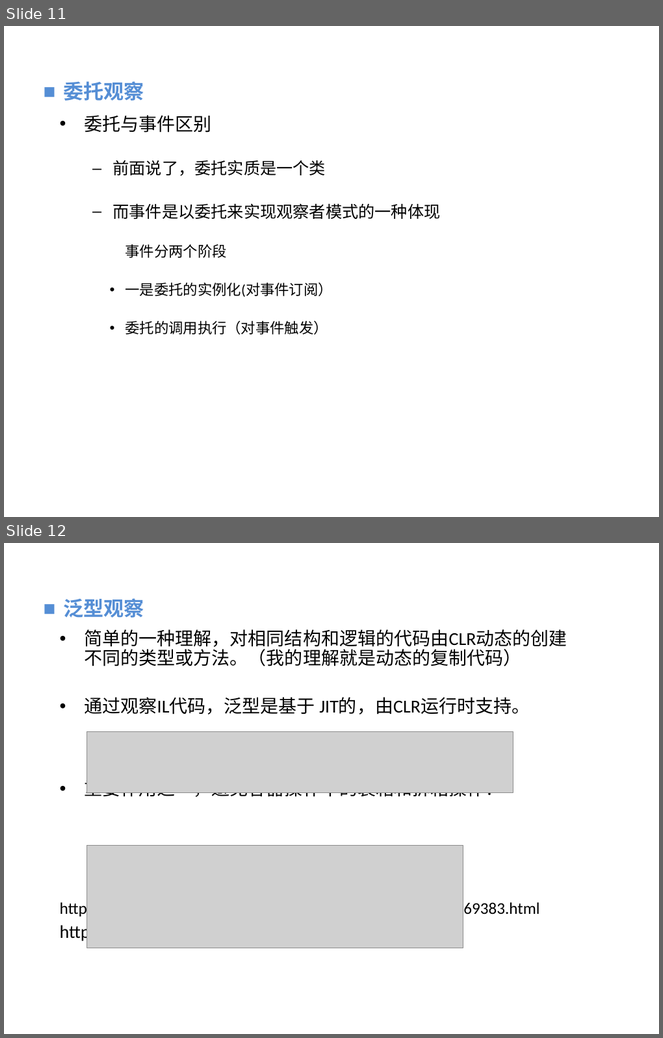
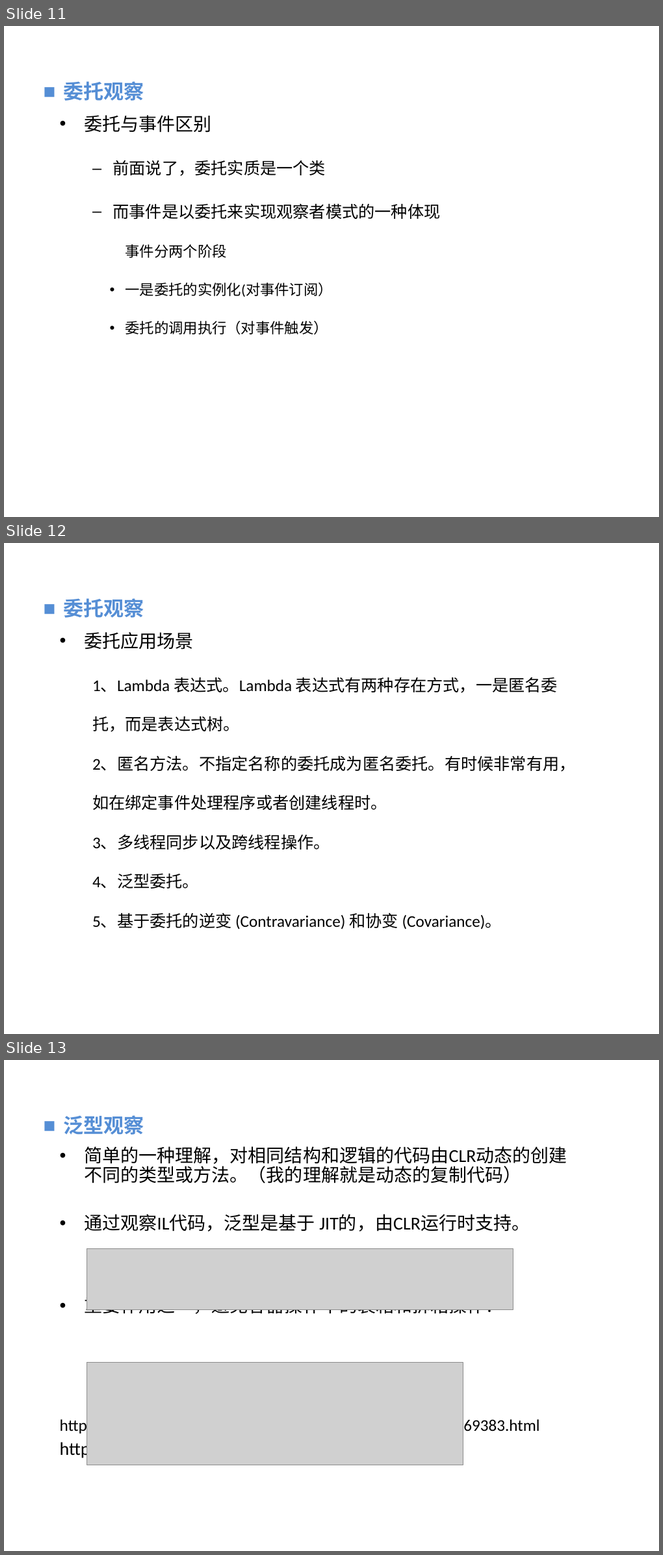
Before and after one commit to vaik/Documents, a slide deck: 我的分享/反射、委托、泛型的理解与应用分享.ppt. Shown one above the other, each under a label of ours: slides 11 and 12 before the commit, slides 11, 12 and 13 after it. The pictures are 663x1038 and 663x1555 pixels, drawn with LibreOffice and Linux fonts; fonts in the diff are those of the drawing; grey boxes stand for pictures; background and template pictures are left out. Boxes give left, top, right and bottom in pixels: in the first picture for what was removed or moved away, otherwise in the second. Text is boxed around its words. In the diff, an @@ line names an element or a change of style, - is before the commit and + after.

```diff
--- a/我的分享/反射、委托、泛型的理解与应用分享.ppt
+++ b/我的分享/反射、委托、泛型的理解与应用分享.ppt
@@ slide 12 added at bbox=[4, 543, 659, 1034], background picture (left out) @@
@@ text added at bbox=[63, 598, 144, 618], 22.2 pt, text #558ED5, bold @@
+■ 委托观察
@@ text added at bbox=[84, 632, 576, 930], 18 pt, text #000000 @@
+• 委托应用场景
+  1、Lambda 表达式。Lambda 表达式有两种存在方式，一是匿名委托，而是表达式树。
+  2、匿名方法。不指定名称的委托成为匿名委托。有时候非常有用，如在绑定事件处理程序或者创建线程时。
+  3、多线程同步以及跨线程操作。
+  4、泛型委托。
+  5、基于委托的逆变 (Contravariance) 和协变 (Covariance)。
@@ what was slide 12 is now slide 13 @@
```
Also in this commit, not shown: 4 slides changed.
